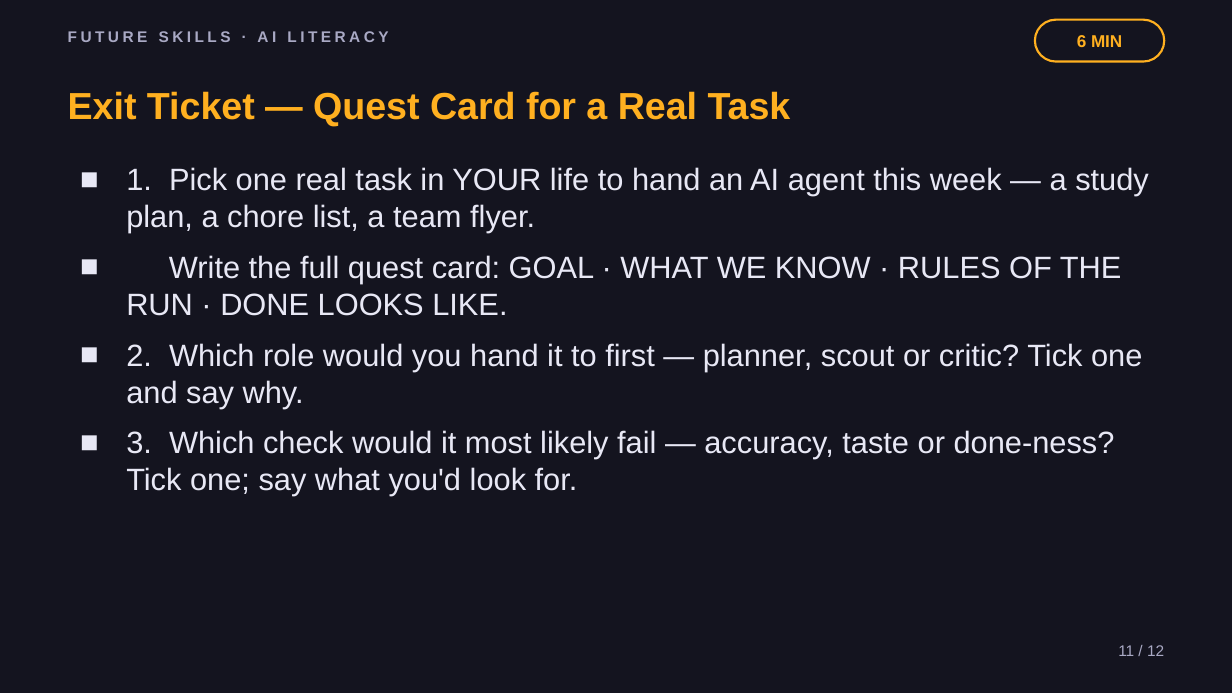
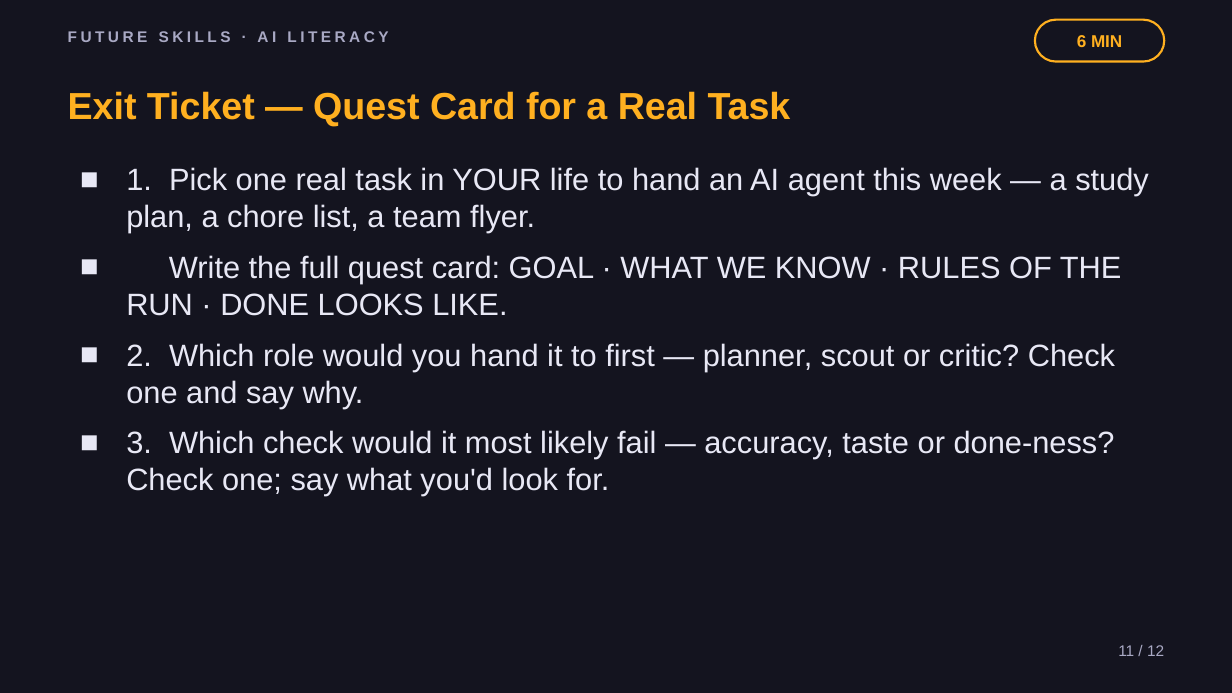
Before and after one commit to phiunit/tptphi, a slide deck: slide 11 of products/ai-agent-intern/dist/Lead Your AI Squad - Slides.pptx. Drawn at 1232x693 pixels with LibreOffice and Linux fonts; fonts in the diff are those of the drawing. Boxes give left, top, right and bottom in pixels: in the first picture for what was removed or moved away, otherwise in the second. Text is boxed around its words. In the diff, an @@ line names an element or a change of style, - is before the commit and + after.

```diff
--- a/products/ai-agent-intern/dist/Lead Your AI Squad - Slides.pptx
+++ b/products/ai-agent-intern/dist/Lead Your AI Squad - Slides.pptx
@@ text at [126, 343, 1115, 496]: text changed @@
-■ 2. Which role would you hand it to first — planner, scout or critic? Tick one and say why.
-■ 3. Which check would it most likely fail — accuracy, taste or done-ness? Tick one; say what you'd look for.
+■ 2. Which role would you hand it to first — planner, scout or critic? Check one and say why.
+■ 3. Which check would it most likely fail — accuracy, taste or done-ness? Check one; say what you'd look for.
```
Also in this commit, not shown: 4 other slides changed, 23 other files.
